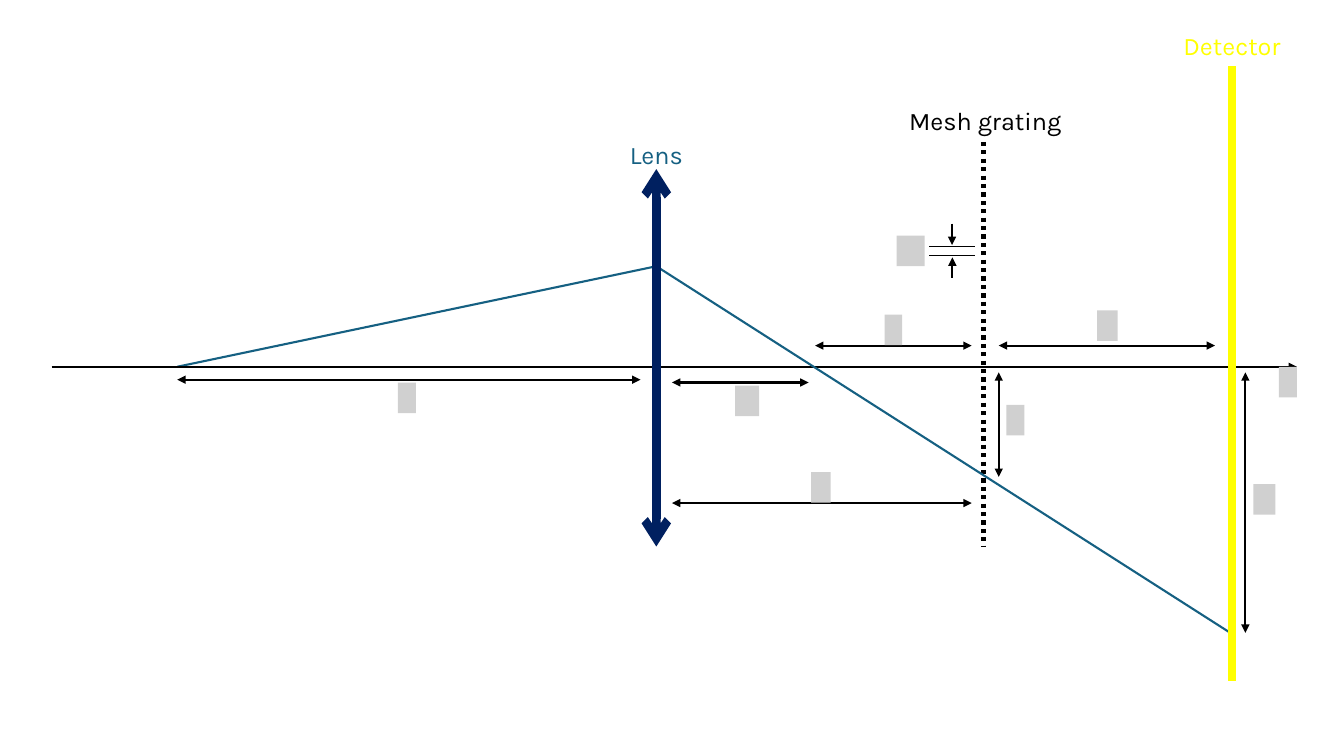
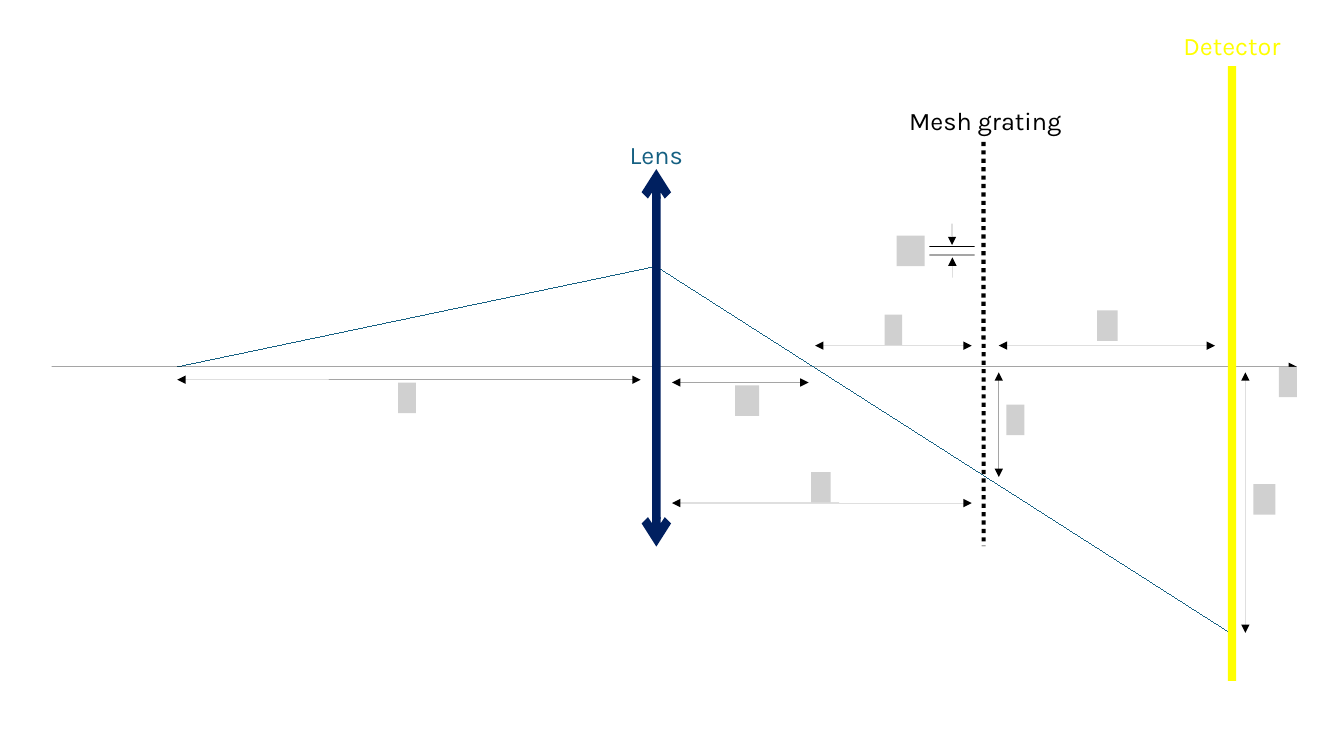
Before and after one commit to desdb6/Permanent_Magnet_Lens, a slide deck: slide 2 of report/Figures.pptx. Drawn at 1344x756 pixels with LibreOffice and Linux fonts; fonts in the diff are those of the drawing; grey boxes stand for pictures. Boxes give left, top, right and bottom in pixels: in the first picture for what was removed or moved away, otherwise in the second. Text is boxed around its words. In the diff, an @@ line names an element or a change of style, - is before the commit and + after.

```diff
--- a/report/Figures.pptx
+++ b/report/Figures.pptx
@@ arrow (952, 224) - (953, 245): stroke #000000 1.5 pt to #000000 0.75 pt @@
@@ line (177, 367) - (656, 266): stroke #156082 1.5 pt to #156082 0.75 pt @@
@@ line (1232, 634) - (656, 266): stroke #156082 1.5 pt to #156082 0.75 pt @@
@@ arrow (953, 277) - (953, 257): stroke #000000 1.5 pt to #000000 0.75 pt @@
@@ double arrow (816, 346) - (972, 346): stroke #000000 1.5 pt to #000000 0.75 pt @@
@@ double arrow (999, 346) - (1215, 346): stroke #000000 1.5 pt to #000000 0.75 pt @@
@@ arrow (51, 367) - (1298, 367): stroke #000000 1.5 pt to #000000 0.75 pt @@
@@ double arrow (177, 380) - (641, 380): stroke #000000 1.5 pt to #000000 0.75 pt @@
@@ double arrow (673, 382) - (809, 382): stroke #000000 1.5 pt to #000000 0.75 pt @@
@@ double arrow (999, 372) - (999, 477): stroke #000000 1.5 pt to #000000 0.75 pt @@
@@ double arrow (1245, 372) - (1246, 633): stroke #000000 1.5 pt to #000000 0.75 pt @@
@@ double arrow (673, 503) - (972, 503): stroke #000000 1.5 pt to #000000 0.75 pt @@
```
Also in this commit, not shown: 6 other slides changed, 1 slide added, 1 slide removed, 15 other files.
